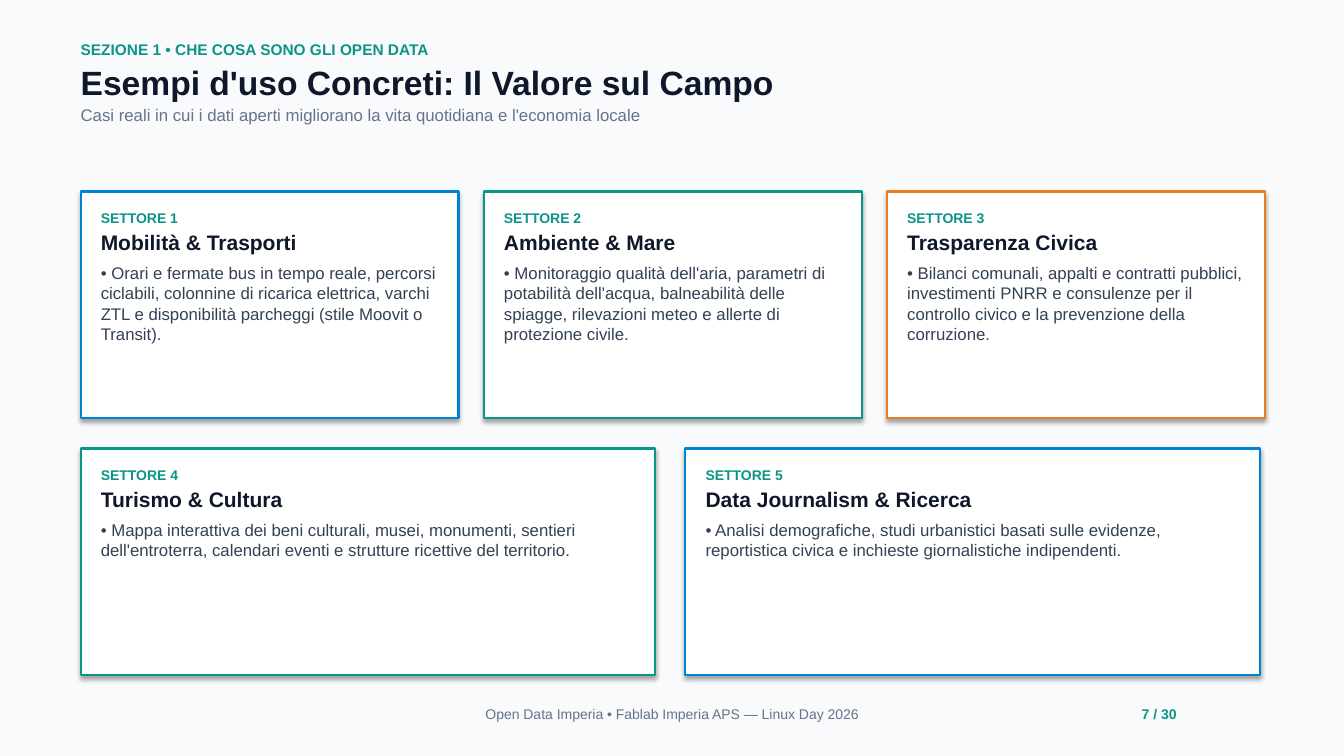
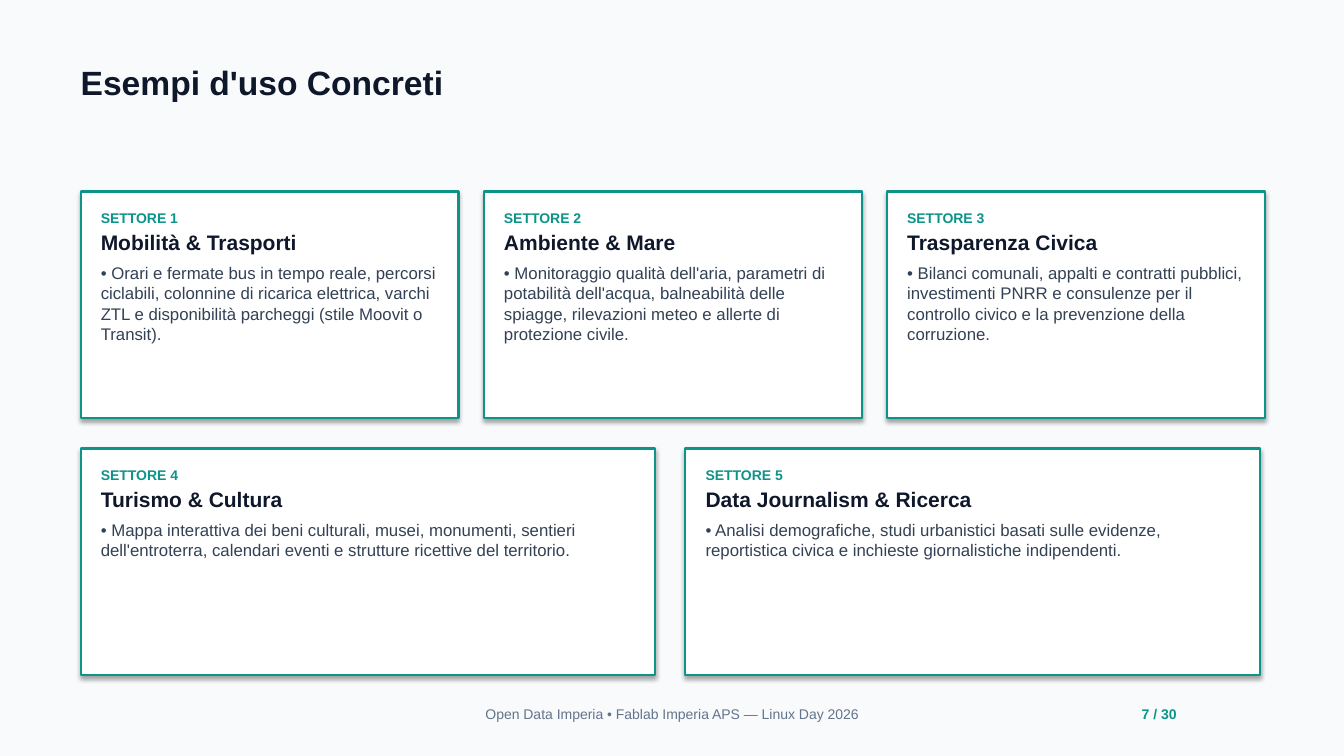
Before and after one commit to fablab-imperia/open-imperia, a slide deck: slide 7 of docs/Linux_Day_Open_Data_Imperia.odp. Drawn at 1344x756 pixels with LibreOffice and Linux fonts; fonts in the diff are those of the drawing. Boxes give left, top, right and bottom in pixels: in the first picture for what was removed or moved away, otherwise in the second. Text is boxed around its words. In the diff, an @@ line names an element or a change of style, - is before the commit and + after.

```diff
--- a/docs/Linux_Day_Open_Data_Imperia.odp
+++ b/docs/Linux_Day_Open_Data_Imperia.odp
@@ text at [81,70,443,102]: text changed; size 12 to 24 pt; text colour #64748B to #0F172A; bold on @@
-SEZIONE 1 • CHE COSA SONO GLI OPEN DATA
-Esempi d'uso Concreti: Il Valore sul Campo
-Casi reali in cui i dati aperti migliorano la vita quotidiana e l'economia locale
+Esempi d'uso Concreti
@@ rectangle at [81,192,459,418]: outline #0084D1 1.5 pt to #0D9488 1.5 pt @@
@@ rectangle at [887,192,1265,418]: outline #E67E22 1.5 pt to #0D9488 1.5 pt @@
@@ rectangle at [686,449,1260,676]: outline #0084D1 1.5 pt to #0D9488 1.5 pt @@
```
Also in this commit, not shown: 27 other slides changed, 1 slide added, 2 slides removed, 1 other file.
